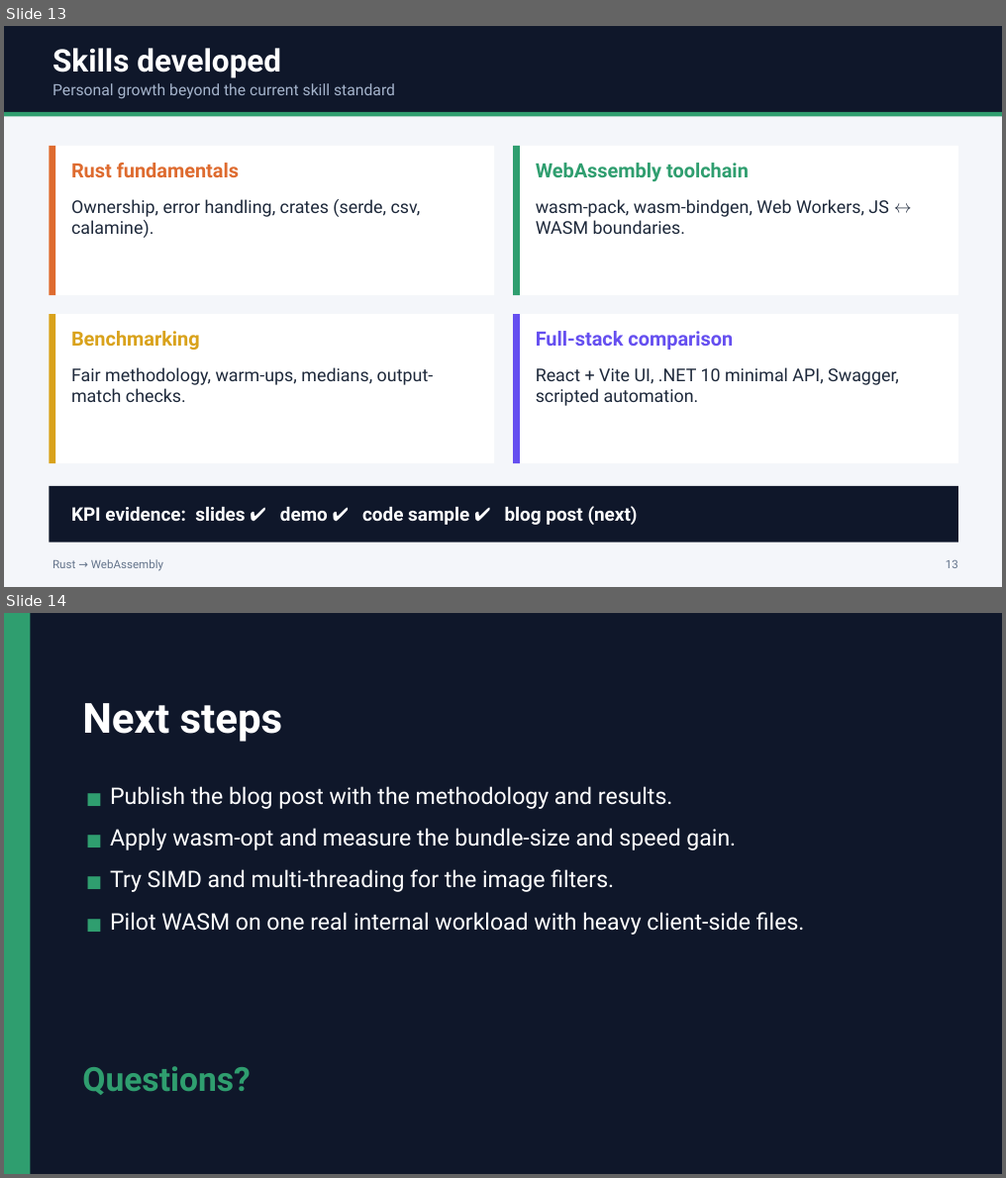
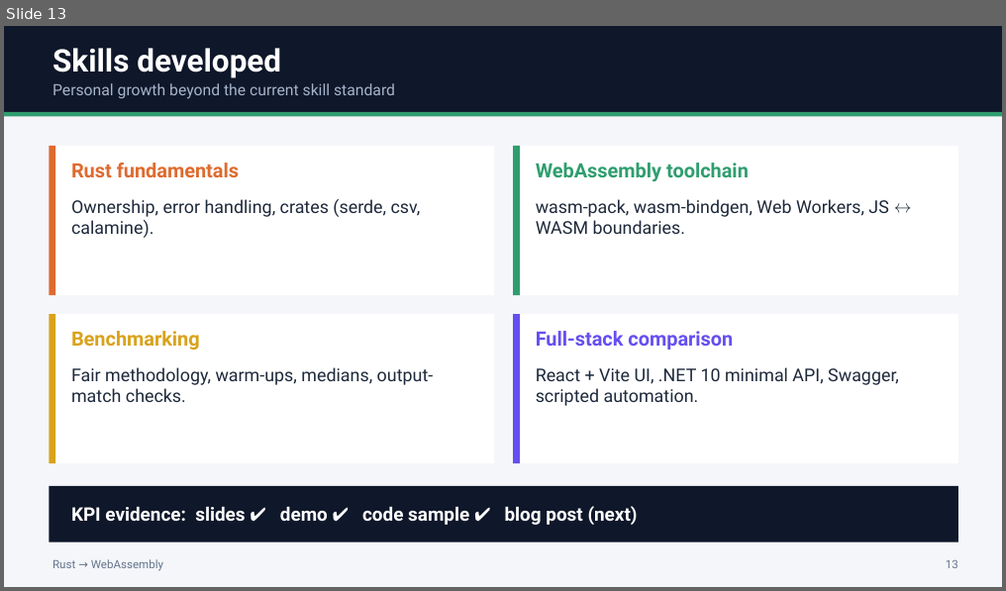
Before and after one commit to haima24/WASM_Demo, a slide deck: docs/Rust_WASM_2026.pptx. Shown one above the other, each under a label of ours: slides 13 and 14 before the commit, slide 13 after it. The pictures are 1006x1178 and 1006x591 pixels, drawn with LibreOffice and Linux fonts; fonts in the diff are those of the drawing. Boxes give left, top, right and bottom in pixels: in the first picture for what was removed or moved away, otherwise in the second. Text is boxed around its words. In the diff, an @@ line names an element or a change of style, - is before the commit and + after.

Commit message:
update PP

```diff
--- a/docs/Rust_WASM_2026.pptx
+++ b/docs/Rust_WASM_2026.pptx
@@ slide 14 removed at box(4, 613, 1002, 1174), background #0F172A @@
@@ rectangle removed at box(4, 613, 30, 1174) @@
@@ text removed at box(82, 703, 283, 742) @@
-Next steps
@@ text removed at box(110, 786, 805, 935) @@
-■ Publish the blog post with the methodology and results.
-■ Apply wasm-opt and measure the bundle-size and speed gain.
-■ Try SIMD and multi-threading for the image filters.
-■ Pilot WASM on one real internal workload with heavy client-side files.
@@ text removed at box(82, 1066, 251, 1095) @@
-Questions?
```
Also in this commit, not shown: 1 slide added.
